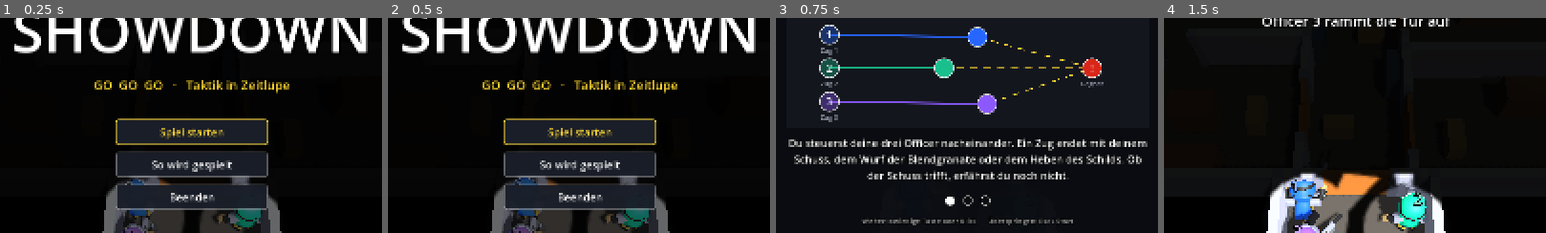
Above: before the commit, frames 1-4 (left to right).
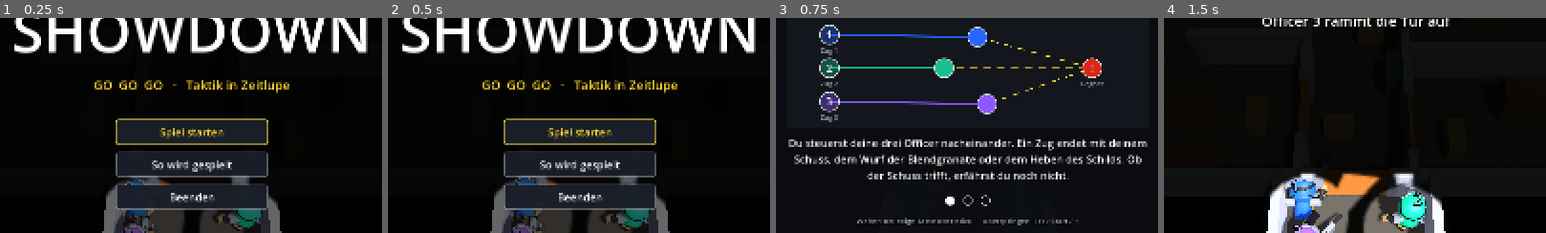
Above: after the commit, the same moments.

Repository: mathologyyy/showdown
Game: Godot game, scene res://scenes/main.tscn
Same seed, same stepped clock (60 frames per second), same inputs: the game is played once before the commit and once after it.
Inputs (mouse positions are % of the whole screen's width and height, from its top left):
- Up to frame 1 (0.25 s): no input
- Up to frame 2 (0.5 s): no input
- Up to frame 3 (0.75 s): click "Spiel starten" at 0.5 s
- Up to frame 4 (1.5 s): tap Enter (ui_accept) at 1.25, 1.35 s; move the mouse to (72, 45) at 1.27 s; hold Right (ui_right) from 1.28 s (still down); click (72, 45) at 1.42 s
The pictures show only the part of the screen within x 25-75%, y 31-81%; the shares and areas given below are measured in that part.

Frames 1-2 are identical in both runs. In frame 3, 0.7% of the frame differs, in the area x 21-80%, y 92-97%; in frame 4, nothing differs.

Commit message:
Menüs: Bestätigen per Controller, Nintendo-Belegung (A rechts) erkannt
Co-Authored-By: Claude Opus 5.5 <noreply@anthropic.com>
Claude-Session: https://claude.ai/code/session_019KGUCiKQWdvFfzwKJNJyVD

Diff:
--- a/scripts/game_manager.gd
+++ b/scripts/game_manager.gd
@@ -1511,9 +1511,8 @@
 func _set_pad_kind(device: int) -> void:
 	var n := Input.get_joy_name(device).to_lower() if device >= 0 else ""
 	_pad_kind = "xbox"
-	for word: String in ["nintendo", "switch", "pro controller", "joy-con", "joycon"]:
-		if n.contains(word):
-			_pad_kind = "switch"
+	if device >= 0 and Pad.is_nintendo(device):
+		_pad_kind = "switch"
 	for word: String in ["playstation", "dualsense", "dualshock", "sony", "ps4", "ps5"]:
 		if n.contains(word):
 			_pad_kind = "ps"
--- a/scripts/main_menu.gd
+++ b/scripts/main_menu.gd
@@ -36,6 +36,7 @@
 var _b_dots: Label
 var _diagram: Diagram
 var _page := 0
+var _pad_stick := [false]          # linker Stick ausgelenkt (Fokuswechsel nur einmal je Bewegung)
 var _brief_then_start := false     # nach der Einweisung direkt ins Spiel (sonst zurück ins Menü)
 
 
@@ -206,7 +207,7 @@
 	_b_text.custom_minimum_size = Vector2(PAGE_W, 96)
 	_b_dots = _label(col, 26, Color.WHITE)
 	var hint := _label(col, 15, Color(0.7, 0.7, 0.7))
-	hint.text = "Weiter: beliebige Taste oder Klick      Überspringen: Esc / Start"
+	hint.text = "Weiter: beliebige Taste oder Klick      Überspringen: Esc / Start / +"
 	_brief.visible = false
 
 	_start.grab_focus()
@@ -264,6 +265,9 @@
 ## Esc bzw. Start überspringt den Rest. (Berührungen kommen als Mausklick an.)
 func _input(event: InputEvent) -> void:
 	if not _brief.visible:
+		# Menü: Controller selbst behandeln (Bestätigen je nach Bauart, siehe pad.gd)
+		if _menu_box.visible and Pad.handle_menu(event, get_viewport(), _start, _pad_stick):
+			get_viewport().set_input_as_handled()
 		return
 	var is_key: bool = event is InputEventKey and event.pressed and not event.echo
 	var is_pad: bool = event is InputEventJoypadButton and event.pressed
--- /dev/null
+++ b/scripts/pad.gd
@@ -0,0 +1,77 @@
+class_name Pad
+extends RefCounted
+## Hilfen für Controller in Menüs.
+##
+## Godot benennt Controller-Tasten nach ihrer LAGE wie beim Xbox-Pad: JOY_BUTTON_A = unten,
+## JOY_BUTTON_B = rechts. Bei Nintendo-Controllern liegt das „A“ aber rechts, und dort ist
+## es üblich, mit der rechten Taste zu bestätigen und mit der unteren zurückzugehen.
+## Die Menüs fragen deshalb hier nach, welche Taste bestätigt und welche zurückgeht.
+
+const NINTENDO_WORDS := ["nintendo", "switch", "pro controller", "joy-con", "joycon"]
+
+
+## Ist der Controller ein Nintendo-Gerät (Switch Pro, Joy-Con)?
+static func is_nintendo(device: int) -> bool:
+	var n := Input.get_joy_name(device).to_lower()
+	for word: String in NINTENDO_WORDS:
+		if n.contains(word):
+			return true
+	return false
+
+
+## Taste zum Bestätigen in Menüs: Nintendo rechts („A“), sonst unten („A“ bei Xbox, Kreuz).
+static func confirm_button(device: int) -> int:
+	return JOY_BUTTON_B if is_nintendo(device) else JOY_BUTTON_A
+
+
+## Taste zum Zurückgehen in Menüs: jeweils die andere der beiden.
+static func back_button(device: int) -> int:
+	return JOY_BUTTON_A if is_nintendo(device) else JOY_BUTTON_B
+
+
+## Menü-Eingabe vom Controller selbst behandeln (in _input aufrufen). Bestätigen drückt den
+## fokussierten Button, Steuerkreuz und linker Stick wechseln den Fokus. Hat noch kein Button
+## den Fokus, bekommt ihn `first`. Liefert true, wenn das Ereignis verbraucht wurde; dann
+## hat es der Aufrufer per set_input_as_handled zu markieren (sonst löst Godots eingebautes
+## ui_accept auf der unteren Taste bei Nintendo-Controllern zusätzlich aus).
+## stick_state: Array mit einem bool, merkt sich, ob der Stick schon ausgelenkt war.
+static func handle_menu(event: InputEvent, viewport: Viewport, first: Control, stick_state: Array) -> bool:
+	var focus := viewport.gui_get_focus_owner()
+	if event is InputEventJoypadButton:
+		var jb := event as InputEventJoypadButton
+		if jb.button_index != JOY_BUTTON_A and jb.button_index != JOY_BUTTON_B \
+				and jb.button_index != JOY_BUTTON_DPAD_UP and jb.button_index != JOY_BUTTON_DPAD_DOWN:
+			return false
+		if not jb.pressed:
+			return true
+		if focus == null:
+			first.grab_focus()
+			return true
+		match jb.button_index:
+			JOY_BUTTON_DPAD_UP:
+				_move_focus(focus, -1)
+			JOY_BUTTON_DPAD_DOWN:
+				_move_focus(focus, 1)
+			_:
+				if jb.button_index == confirm_button(jb.device) and focus is BaseButton:
+					(focus as BaseButton).pressed.emit()
+		return true
+	if event is InputEventJoypadMotion and (event as InputEventJoypadMotion).axis == JOY_AXIS_LEFT_Y:
+		var v := (event as InputEventJoypadMotion).axis_value
+		var held: bool = stick_state[0]
+		if absf(v) < 0.3:
+			stick_state[0] = false
+		elif absf(v) > 0.6 and not held:
+			stick_state[0] = true
+			if focus == null:
+				first.grab_focus()
+			else:
+				_move_focus(focus, 1 if v > 0.0 else -1)
+		return true
+	return false
+
+
+static func _move_focus(focus: Control, step: int) -> void:
+	var next := focus.find_next_valid_focus() if step > 0 else focus.find_prev_valid_focus()
+	if next:
+		next.grab_focus()
--- a/scripts/pause_menu.gd
+++ b/scripts/pause_menu.gd
@@ -19,6 +19,7 @@
 
 var _dim: ColorRect       # Vollbild-Abdunklung, fängt Mausklicks ab
 var _resume: Button       # „Fortsetzen“: bekommt beim Öffnen den Fokus
+var _pad_stick := [false] # linker Stick ausgelenkt (Fokuswechsel nur einmal je Bewegung)
 
 
 func _ready() -> void:
@@ -159,12 +160,17 @@
 		toggle()
 		get_viewport().set_input_as_handled()
 		return
-	# Controller: Start öffnet/schließt das Menü, B schließt es
+	# Controller: Start (+) öffnet/schließt das Menü, die Zurück-Taste schließt es,
+	# Bestätigen und Fokuswechsel übernimmt Pad.handle_menu (Nintendo: A rechts bestätigt)
 	if event is InputEventJoypadButton and event.pressed:
-		if event.button_index == JOY_BUTTON_START or (is_open and event.button_index == JOY_BUTTON_B):
+		if event.button_index == JOY_BUTTON_START \
+				or (is_open and event.button_index == Pad.back_button(event.device)):
 			toggle()
 			get_viewport().set_input_as_handled()
 			return
+	if is_open and Pad.handle_menu(event, get_viewport(), _resume, _pad_stick):
+		get_viewport().set_input_as_handled()
+		return
 	if not is_open:
 		return
 	# Menü offen: Tastendrücke dürfen nicht ins Spiel durchfallen – außer der
